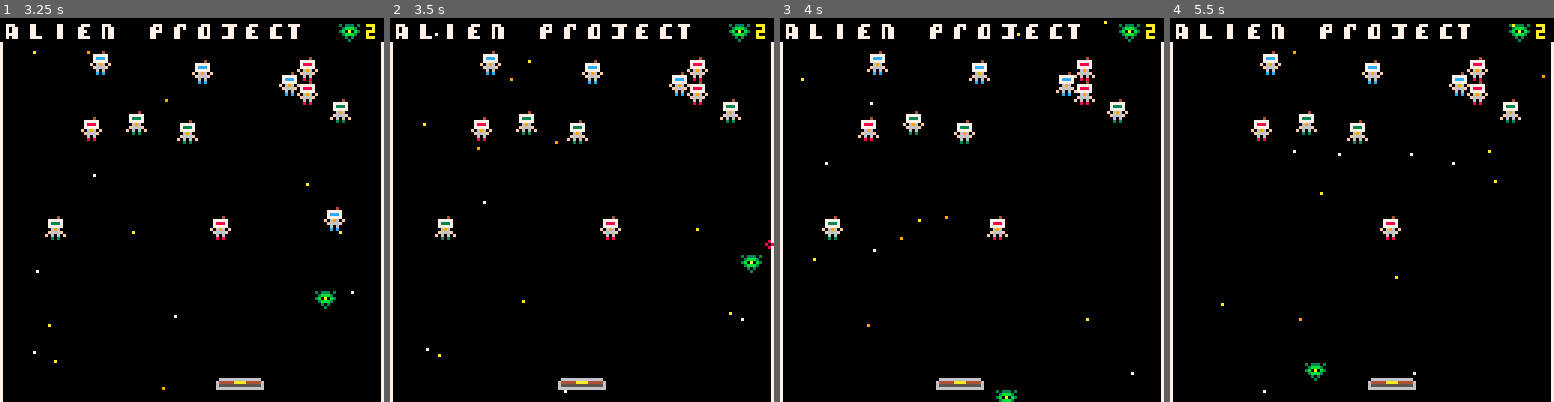
Above: before the commit, frames 1-4 (left to right).
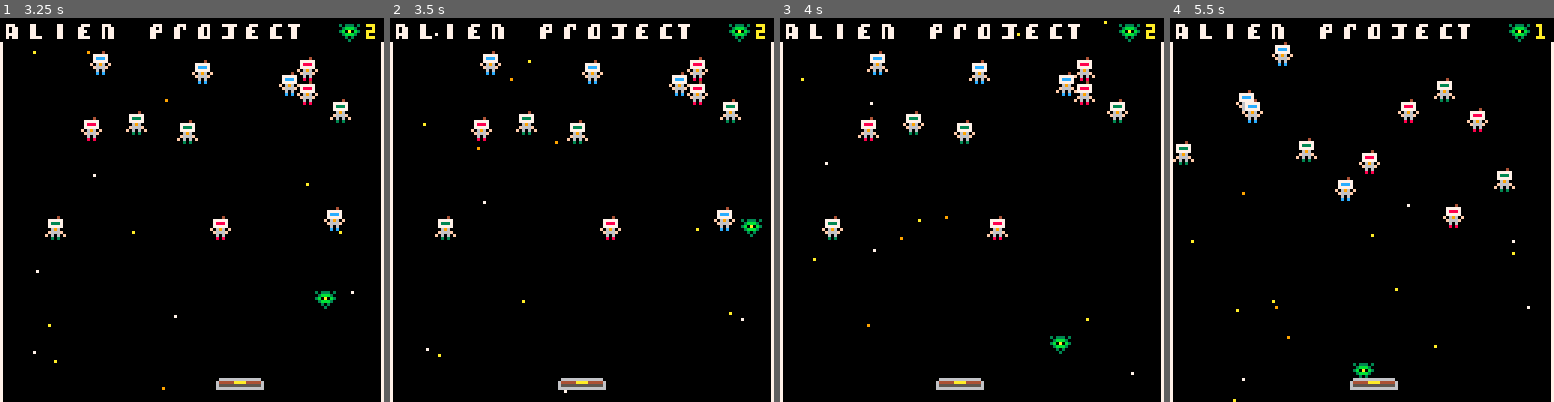
Above: after the commit, the same moments.

Repository: adatechschool/alienproject
Game: PICO-8 cartridge alienproject.p8
Two runs of this game, one before a commit and one after it. Both use one fixed random seed, a clock stepped at 60 frames per second and the inputs below.
Inputs:
- Up to frame 1 (3.25 s): tap X (X key) at 0.33, 1.07, 1.85, 2.97 s; hold Right 1.6-2.1 s; hold Right 2.47-3.03 s; hold Left from 3.08 s (still down)
- Up to frame 2 (3.5 s): keep holding Left
- Up to frame 3 (4 s): release Left at 3.58 s; hold Down 3.63-3.97 s
- Up to frame 4 (5.5 s): hold Right 4.02-4.68 s; tap X (X key) at 4.08, 5.2 s; hold Left from 5.08 s (still down)

Frame 1 is identical in both runs. In frame 2, 0.5% of the frame differs, in the area x 84-100%, y 49-67%; in frame 3, 0.3%; in frame 4, 4.8%, in the area x 0-98%, y 1-100%.

Commit message:
version finale

Diff:
--- a/alienproject.p8
+++ b/alienproject.p8
@@ -2,10 +2,11 @@
 version 29
 __lua__
 function _init()
-	c=0
 	sfx(4)
 	alien={x=64,y=113,spr(3),life=3}
 	bar={x=64,y=120,spr(35)}
+	dx=rnd{-3,3}
+	dy=-3
 	move_alien=false
 	astro1={x=rnd(112),y=(8+rnd(70)),sprite=4}
 	astro2={x=rnd(112),y=(8+rnd(70)),sprite=6}
@@ -42,10 +43,12 @@
 		end
 	end
 	if (btn(❎)) move_alien=true
-	if (move_alien) bounce()
- kill()
- lost_life()
- update_explosions()
+	if move_alien then
+	 bounce()
+ 	kill()
+ 	lost_life()
+ 	update_explosions()
+	end
 end
 
 function _draw()
@@ -85,9 +88,9 @@
 	end
 end
 
-function collision(alien,bar)
+function collision2(alien,bar)
 	if alien.x>bar.x+16
-	or alien.y>bar.y+8
+	or alien.y>bar.y
 	or alien.x+8<bar.x
 	or alien.y+8<bar.y then
 		return false
@@ -95,37 +98,13 @@
 		return true
 	end
 end
--->8
--- lancer de l'alien
-function update_alien()
-	alien.x-=1
-	alien.y-=1
-end
-
-
-
-function launch()
-	if btn(❎) and alien.x==bar.x and alien.y==113 then
-		update_alien()
-	end
-end
+
+
+-->8
+
 
 -->8
 -- rebond
---direction alien droite ou gauche
-function left_or_right()
-	local z
-	local lor=flr(rnd(2))
-	if lor==0 then
-		z=-3
-	else
-		z=3
-	end
-	return z
-end
-
-dx=left_or_right()
-dy=-3
 
 function bounce()
 		alien.x += dx
@@ -147,7 +126,7 @@
 			dx=-dx
 		end
 		if alien.y<8
-	 or collision(alien,bar)
+	 or collision2(alien,bar)
 	 or collision(alien,astro1)
 	 or collision(alien,astro2)
 	 or collision(alien,astro3)
@@ -210,27 +188,22 @@
 	end
 
 function lost_life()
-	if c<=0 then
 		if alien.y>128 and alien.life==3 then
-				c=20
-				restart()
+			restart()
 		end
 		if alien.y>128 and alien.life==2 then
-				c=20
-				restart1()
-		end
-	end
+			restart1()
+		end
 end
 
 function restart()
 	_init()
 	alien.life-=1
-	dx=left_or_right()
+	dx=rnd{-3,3}
 	dy=-3
 end
 
 function restart1()
-	c=0
 	alien={x=64,y=113,spr(3),life=1}
 	bar={x=64,y=120,spr(35)}
 	move_alien=false
@@ -248,7 +221,7 @@
 	astro12={x=rnd(112),y=(8+rnd(70)),sprite=8}
 	astronautes={astro1,astro2,astro3,astro4,astro5,astro6,astro7,astro8,astro9,astro10,astro11,astro12}
 	create_stars()
-	dx=left_or_right()
+	dx=rnd{-3,3}
 	dy=-3
 end
 
@@ -259,8 +232,8 @@
 	for astro in all(astronautes) do
 		if collision(alien,astro) then
 			astro.sprite=37
-			astro.x=0
-			astro.y=0
+			astro.x=-30
+			astro.y=-30
 		end
 	end
 end
@@ -268,22 +241,26 @@
 --message gagne  et perdu
 
 function message()
-		if astro1.x==0 and astro2.x==0 and astro3.x==0 and astro4.x==0 and astro5.x==0 and astro6.x==0 and astro7.x==0 and astro8.x==0 and astro9.x==0 and astro10.x==0 and astro11.x==0 and astro12.x==0 then
+		if astro1.x==-30 and astro2.x==-30 and astro3.x==-30 and astro4.x==-30 and astro5.x==-30 and astro6.x==-30 and astro7.x==-30 and astro8.x==-30 and astro9.x==-30 and astro10.x==-30 and astro11.x==-30 and astro12.x==-30 then
 			spr(48,40,64,8,24)
 			alien.x=10
 			alien.y=10
 			if btn(⬇️) then
 				_init()
+				_update()
+				_draw()
 			end
 		end
 		if alien.y>128 and alien.life==1 then
 			alien.life=0
 		end
 		if alien.life==0 then
-			spr(56,40,64,8,56)
+			spr(57,40,64,8,56)
 		end
 		if btn(⬇️) and alien.life==0 then
 			_init()
+			_update()
+			_draw()
 		end
 end
 
@@ -315,7 +292,7 @@
  end
 end
 
--- update stars
+-- draw stars
 function draw_stars()
  for s in all(stars) do
  	pset(s.x,s.y,s.col,s.speed)
Not shown, changed: 135 lines of the sprite sheet (__gfx__) section of alienproject.p8
Not shown, changed: the thumbnail (__label__) section of alienproject.p8
